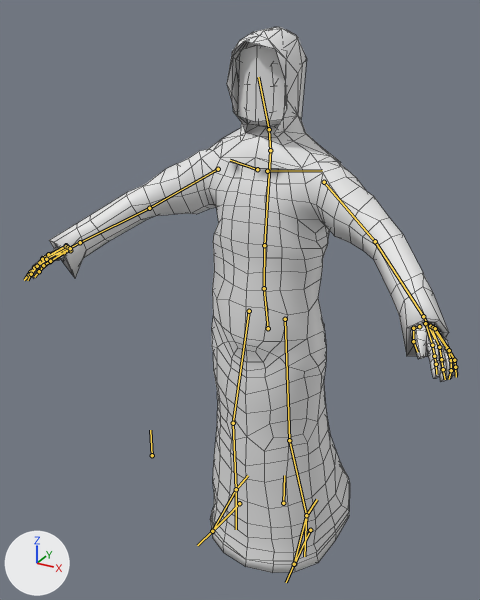
Before and after pictures for a commit that changed the Blender file polimi.vpd.eidolon/Assets/Daniele/modelli/man.blend.
The view is the same before and after, from a 50 mm lens placed at (1.13, -2.47, 2.44), pointed at (-0.18, -0.09, 1.25). Lighting does not change. The marker at lower left points along +X, +Y and +Z. The bones that bend it are drawn over the model as lines. Mesh edges are drawn as thin lines.

Names of what the first picture shows: 'drunk-highpoly'.
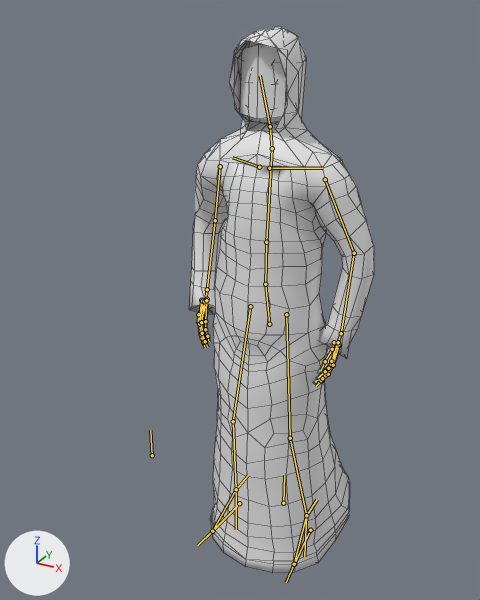
The newer file adds an action. The first version stands in its rest pose; the second is drawn at frame 51 of the action 'scared'.

What differs and where, as boxes (x1, y1, x2, y2) in the pictures (480 x 600 px):
'drunk-highpoly', posed (57% narrower): before (26, 27, 458, 573); after (189, 27, 374, 573)
bone 'hips_main', root to tip: before (264, 288) to (268, 328); after (265, 284) to (269, 324)
bone 'neck', root to tip: before (270, 150) to (269, 129); after (272, 148) to (270, 126)
bone 'upper_arm.L', root to tip: before (324, 182) to (375, 241); after (325, 179) to (354, 253)
bone 'forearm.L', root to tip: before (375, 241) to (423, 316); after (354, 253) to (341, 333)
bone 'hand.L', root to tip: before (423, 316) to (435, 339); after (341, 333) to (333, 355)
bone 'upper_arm.R', root to tip: before (218, 169) to (149, 208); after (220, 166) to (215, 220)
bone 'forearm.R', root to tip: before (149, 208) to (80, 242); after (215, 220) to (207, 289)
bone 'hand.R', root to tip: before (80, 242) to (56, 255); after (207, 289) to (203, 313)

What the commit changed:
Bone 'hips_main' (bone_hips_main) moves from (0.0, 0.0, 0.0) to (0.014, 0.009, -0.043).
Bone 'neck' (bone_neck) turns from (0, 0, 0) to (-19, 5, 10) degrees about its own x, y and z.
Bone 'upper_arm.L' (bone_upper_arm_l) turns from (0, 0, 0) to (-24, 3, -39) degrees about its own x, y and z.
Bone 'forearm.L' (bone_forearm_l) turns from (0, 0, 0) to (2, 3, -25) degrees about its own x, y and z.
Bone 'hand.L' (bone_hand_l) turns from (0, 0, 0) to (-6, -27, 16) degrees about its own x, y and z.
Bone 'upper_arm.R' (bone_upper_arm_r) turns from (0, 0, 0) to (-42, 0, 46) degrees about its own x, y and z.
Bone 'forearm.R' (bone_forearm_r) turns from (0, 0, 0) to (30, -3, 5) degrees about its own x, y and z.
Bone 'hand.R' (bone_hand_r) turns from (0, 0, 0) to (-3, 0, 11) degrees about its own x, y and z.
